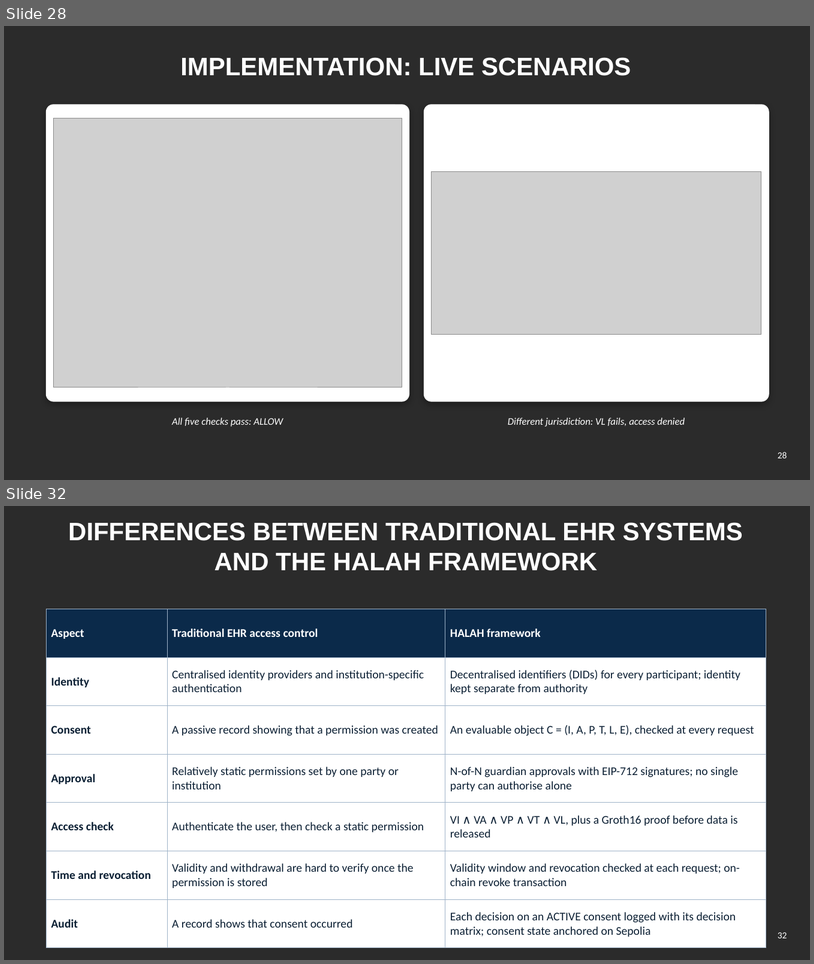
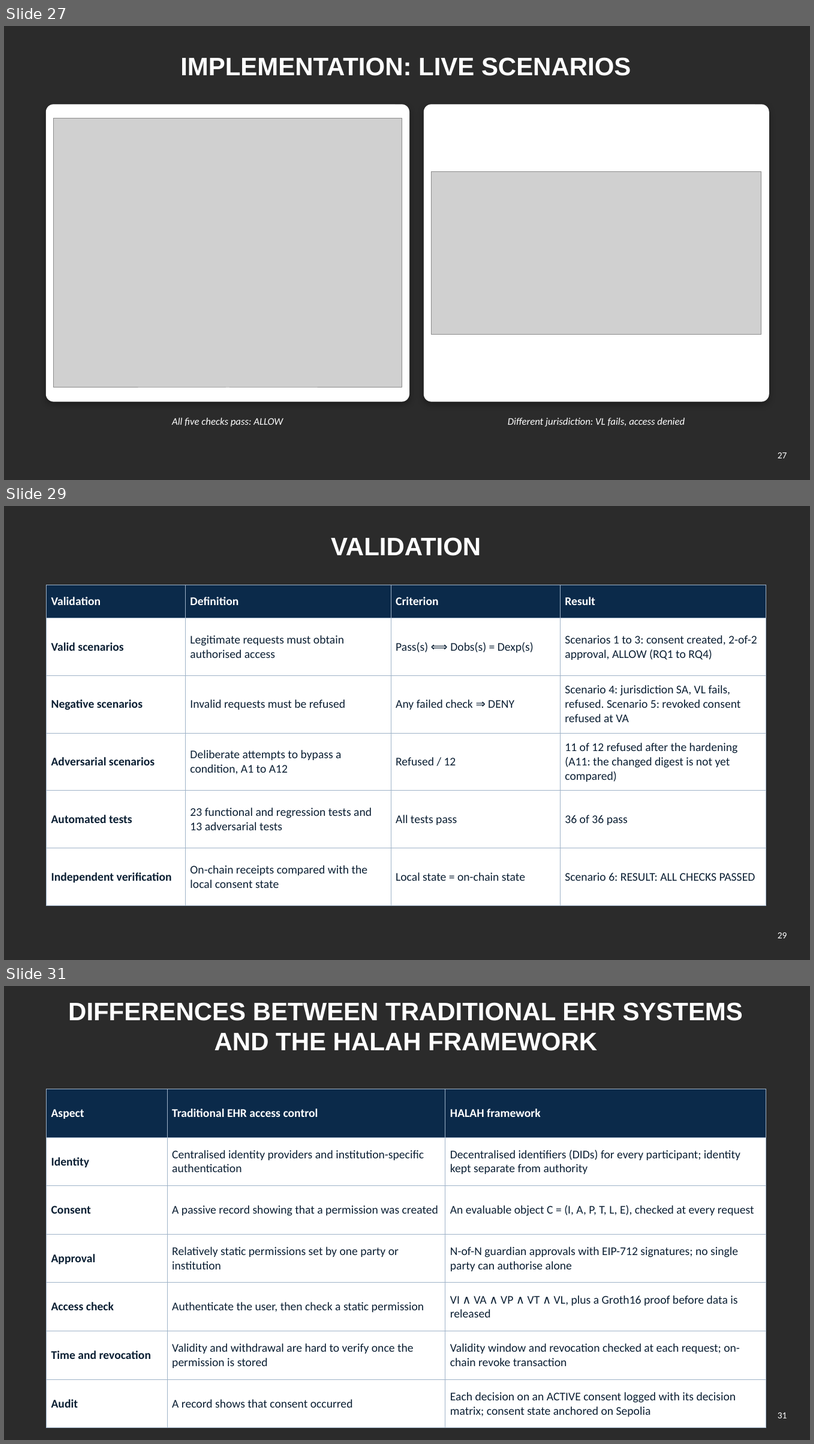
Before and after one commit to yasir12345678900/HealthRWA-Sepolia-Personal-try, a slide deck: docs/Yasir_CA2_Reassessment_Slides.pptx. Shown one above the other, each under a label of ours: slides 28 and 32 before the commit, slides 27, 29 and 31 after it; the slides between them are not shown. The pictures are 814x964 and 814x1444 pixels, drawn with LibreOffice and Linux fonts; fonts in the diff are those of the drawing; grey boxes stand for pictures; background and template pictures are left out; a plain dark background stands for a picture behind light text. Boxes give left, top, right and bottom in pixels: in the first picture for what was removed or moved away, otherwise in the second. Text is boxed around its words. In the diff, an @@ line names an element or a change of style, - is before the commit and + after.

```diff
--- a/docs/Yasir_CA2_Reassessment_Slides.pptx
+++ b/docs/Yasir_CA2_Reassessment_Slides.pptx
@@ slide 29 added at (4, 506, 810, 960), background picture (left out) @@
@@ title added at (331, 537, 481, 556), 30 pt, text #FFFFFF, bold @@
+VALIDATION
@@ table added at (47, 585, 766, 890), 6 rows, 4 columns @@
+Validation | Definition | Criterion | Result
+Valid scenarios | Legitimate requests must obtain authorised access | Pass(s) ⟺ Dobs(s) = Dexp(s) | Scenarios 1 to 3: consent created, 2-of-2 approval, ALLOW (RQ1 to RQ4)
+Negative scenarios | Invalid requests must be refused | Any failed check ⇒ DENY | Scenario 4: jurisdiction SA, VL fails, refused. Scenario 5: revoked consent refused at VA
+Adversarial scenarios | Deliberate attempts to bypass a condition, A1 to A12 | Refused / 12 | 11 of 12 refused after the hardening (A11: the changed digest is not yet compared)
+Automated tests | 23 functional and regression tests and 13 adversarial tests | All tests pass | 36 of 36 pass
+Independent verification | On-chain receipts compared with the local consent state | Local state = on-chain state | Scenario 6: RESULT: ALL CHECKS PASSED
@@ page number added at (778, 932, 788, 938), 11 pt, text #FFFFFF @@
+29
@@ what was slide 28 is now slide 27 @@
@@ page number at (778, 452, 788, 458): text changed @@
-28
+27
@@ what was slide 32 is now slide 31 @@
@@ page number at (778, 1412, 788, 1418): text changed @@
-32
+31
```
Also in this commit, not shown: 2 slides changed, 2 slides removed.
